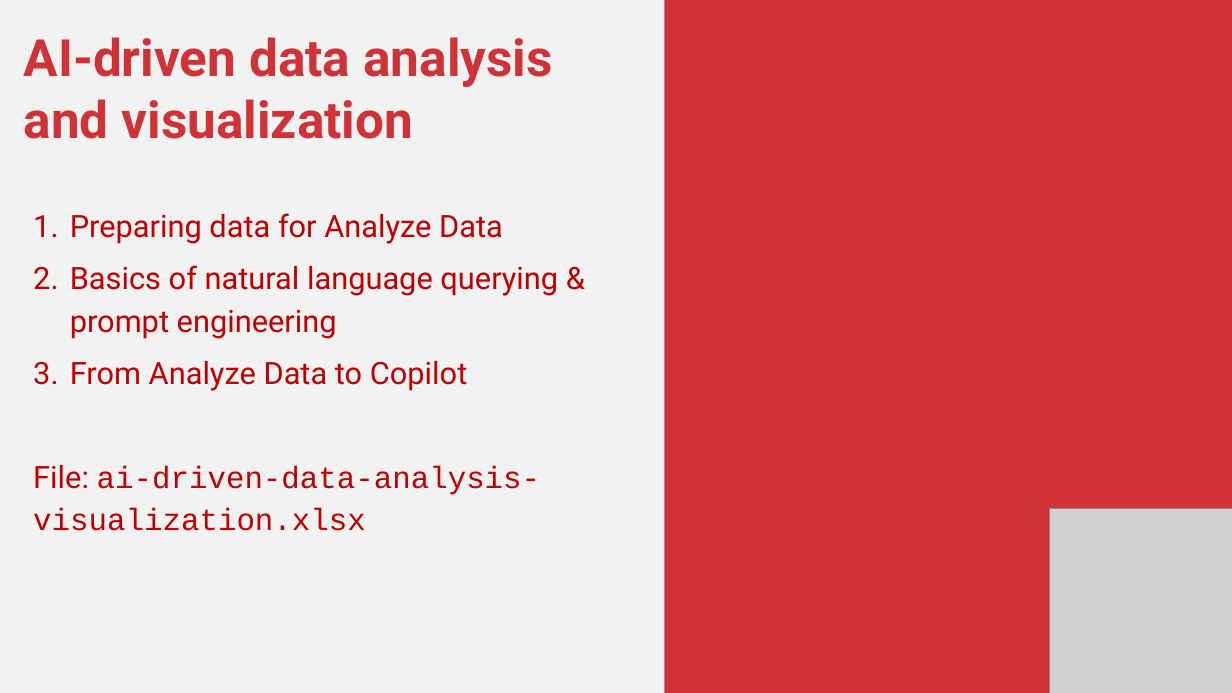
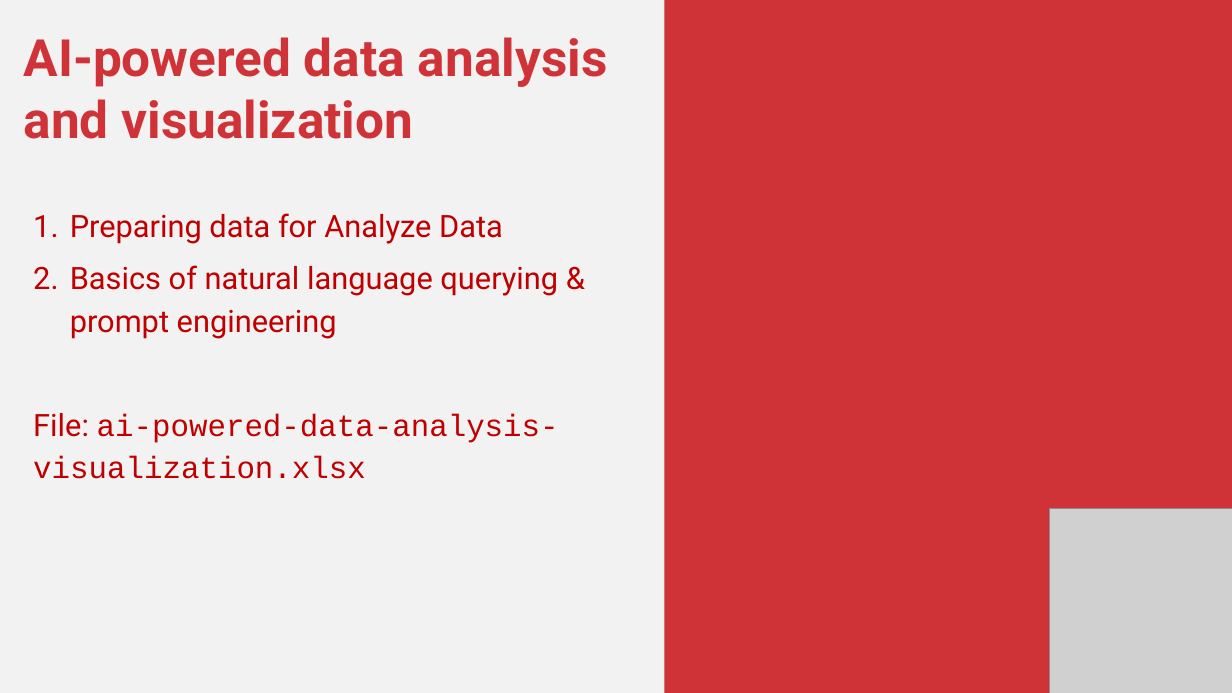
Before and after one commit to stringfestdata/xlgs-2024-analytics-2_0, a slide deck: slide 16 of xlgs-analytics-2_0-slides.pptx. Drawn at 1232x693 pixels with LibreOffice and Linux fonts; fonts in the diff are those of the drawing; grey boxes stand for pictures. Boxes give left, top, right and bottom in pixels: in the first picture for what was removed or moved away, otherwise in the second. Text is boxed around its words. In the diff, an @@ line names an element or a change of style, - is before the commit and + after.

```diff
--- a/xlgs-analytics-2_0-slides.pptx
+++ b/xlgs-analytics-2_0-slides.pptx
@@ text at box(24, 37, 608, 139): text changed @@
-AI-driven data analysis and visualization
+AI-powered data analysis and visualization
@@ text at box(33, 413, 559, 479): text changed @@
-3. From Analyze Data to Copilot
-File: ai-driven-data-analysis-visualization.xlsx
+File: ai-powered-data-analysis-visualization.xlsx
```
Also in this commit, not shown: 5 other slides changed, 4 slides added, 2 slides removed, 41 other files.
